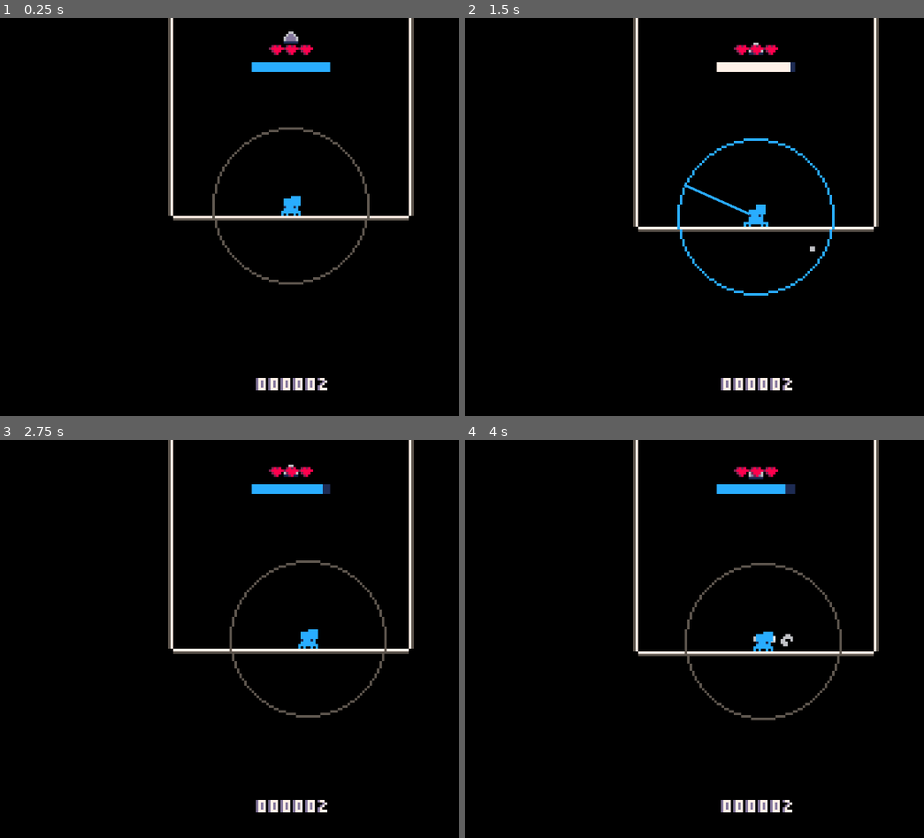
Above: before the commit, frames 1-4 (two rows, left to right).
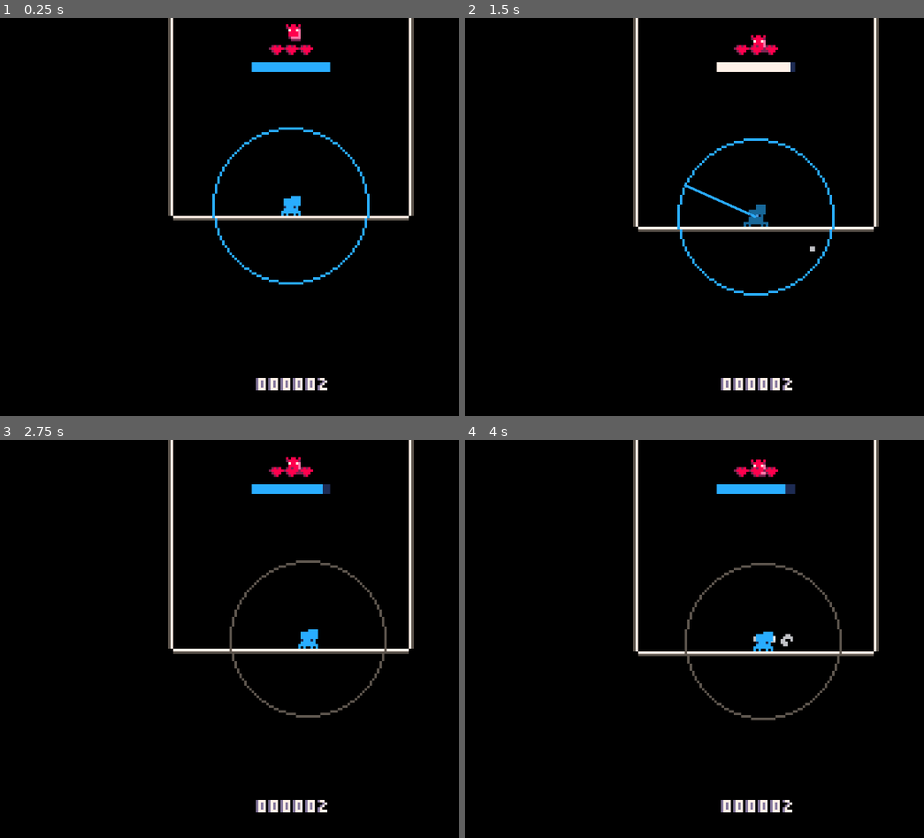
Above: after the commit, the same moments.

Repository: Flamenccio/spider-jump
Game: Godot game, scene res://scenes/game.tscn
Two runs of this game, one before a commit and one after it. Both use one fixed random seed, a clock stepped at 60 frames per second and the inputs below. The engine's default icon, where the game draws it, is replaced by a stand-in: a white triangle on a blue panel in a dark square.
Inputs (mouse positions are in pixels of both pictures, inside the frame that each line leads up to):
- Up to frame 1 (0.25 s): no input
- Up to frame 2 (1.5 s): tap Enter at 0.5 s; move the mouse to (910, 197) at 0.52 s; press the mouse at (910, 197) at 0.53 s; hold D (move_right) 0.53-1.25 s; release the mouse at (910, 197) at 1.25 s; drag from (616, 236) to (754, 49) at 1.27 s
- Up to frame 3 (2.75 s): move the mouse to (362, 551) at 2.02 s; hold D (move_right) from 2.03 s (still down); tap Delete at 2.1 s
- Up to frame 4 (4 s): release D (move_right) at 2.75 s; drag from (722, 718) to (772, 642) at 2.77 s; move the mouse to (outside the picture) at 3.52 s; hold A (move_left) from 3.53 s (still down); tap V at 3.6 s

The runs differ from the first frame. In frame 1, 0.9% of the frame differs, in the area x 46-81%, y 1-68%; in frame 2, 0.3%; in frame 3, 0.1%; in frame 4, 0.1%.

Commit message:
buff super grub

Diff:
--- a/scenes/game.tscn
+++ b/scenes/game.tscn
@@ -27,7 +27,7 @@
 [ext_resource type="Texture2D" uid="uid://c0xc1146gnb15" path="res://sprites/heart_shatter_particles-Sheet.png" id="21_37s47"]
 [ext_resource type="Script" uid="uid://y5qohu2l48v3" path="res://scripts/player_stats_saver.gd" id="22_37s47"]
 [ext_resource type="PackedScene" uid="uid://bbd2meqorrjoe" path="res://scenes/high_score_line.tscn" id="23_bt5mj"]
-[ext_resource type="PackedScene" uid="uid://dxnx7wy6ay3xj" path="res://scenes/heavy_beetle.tscn" id="28_sww3w"]
+[ext_resource type="PackedScene" uid="uid://bbjb4m6fwc2e" path="res://scenes/antibug.tscn" id="28_sww3w"]
 
 [sub_resource type="RectangleShape2D" id="RectangleShape2D_eow3j"]
 size = Vector2(256, 16)
@@ -177,8 +177,8 @@
 script = ExtResource("18_twgab")
 _fixed_endpoint = NodePath("../Player")
 
-[node name="HeavyBeetle" parent="." instance=ExtResource("28_sww3w")]
-position = Vector2(0, -80)
+[node name="AntiBug" parent="." instance=ExtResource("28_sww3w")]
+position = Vector2(1, -82)
 
 [connection signal="on_game_over" from="." to="UI/DeathScreen" method="show" flags=3]
 [connection signal="on_game_over" from="." to="PlayerStatsSaver" method="_on_game_end"]
--- a/scenes/player.tscn
+++ b/scenes/player.tscn
@@ -722,6 +722,7 @@
 [connection signal="player_recovered" from="BehaviorStateMachine/KO" to="Detectors/GroundDetector" method="set_monitoring" binds= [true]]
 [connection signal="player_recovered" from="BehaviorStateMachine/KO" to="Detectors/ItemDetector" method="set_monitoring" binds= [true]]
 [connection signal="player_recovered" from="BehaviorStateMachine/KO" to="Detectors/DangerDetector" method="set_monitoring" binds= [true]]
+[connection signal="collected_item" from="CollisionHandler" to="PowerupHandler" method="_on_item_collected"]
 [connection signal="consumed_powerup" from="CollisionHandler" to="PowerupHandler" method="_on_powerup_consumed"]
 [connection signal="danger_entered" from="CollisionHandler" to="." method="_on_danger_entered"]
 [connection signal="danger_entered" from="CollisionHandler" to="Particles/ParticleEmitter" method="spawn_player_hit"]
--- /dev/null
+++ b/scripts/extendable_timer.gd
@@ -0,0 +1,48 @@
+class_name ExtendableTimer
+## Like the `Timer` class, but the user can change its `time_left` while running.
+extends Node
+
+signal timeout()
+
+var autostart: bool = false
+var one_shot: bool = false
+var paused: bool = false
+var wait_time: float = 1.0
+var time_left: float = 0.0
+
+func _enter_tree() -> void:
+	if autostart:
+		start()
+
+
+func _physics_process(delta: float) -> void:
+	if paused:
+		return
+	if time_left <= 0.0:
+		timeout.emit()
+		if one_shot:
+			paused = true
+		else:
+			time_left = wait_time
+
+	time_left -= delta
+
+
+func start(time: float = -1.0) -> void:
+	if time > 0:
+		wait_time = time
+	time_left = wait_time
+	paused = false
+
+
+func stop() -> void:
+	time_left = wait_time
+	paused = true
+
+
+func pause() -> void:
+	paused = true
+
+
+func change_time_left(change: float) -> void:
+	time_left = clampf(time_left + change, 0.0, wait_time)
--- a/scripts/player/collision_handler.gd
+++ b/scripts/player/collision_handler.gd
@@ -10,6 +10,7 @@
 signal danger_entered()
 signal lose_powerup()
 signal consumed_powerup(powerup: String)
+signal collected_item(item: String)
 
 # Grounds the player is currently touching
 var _ground_contacts: Array[Node]
@@ -144,6 +145,8 @@
 	match item.item_id:
 		'yum_fly':
 			PlayerStatsInterface.change_stat.emit(PlayerStatsInterface.STATS_STAMINA, 0.25)
+			PlayerEventBus.item_collected.emit(item.item_id)
+			collected_item.emit(item.item_id)
 		'hoverfly':
 			consumed_powerup.emit(item.item_id)
 		'antibug':
--- a/scripts/player/pull_circle.gd
+++ b/scripts/player/pull_circle.gd
@@ -57,5 +57,5 @@
 		hover_powerup = true
 
 
-func _handle_powerup_end() -> void:
+func _handle_powerup_end(_powerup: String) -> void:
 	hover_powerup = false
--- a/scripts/player/pull_dragline.gd
+++ b/scripts/player/pull_dragline.gd
@@ -43,5 +43,5 @@
 		_current_max_distance = _MAX_HOVER_DISTANCE
 
 
-func _handle_powerup_end() -> void:
+func _handle_powerup_end(_powerup: String) -> void:
 	_current_max_distance = _MAX_DISTANCE
--- a/scripts/player_event_bus.gd
+++ b/scripts/player_event_bus.gd
@@ -8,6 +8,10 @@
 ## Called when a powerup ends.
 ## Passes `powerup`, a string identifier.
 signal powerup_ended(poweurp: String)
+
+## Called when an item is collected.
+## Passes `item`, a string identifier.
+signal item_collected(item: String)
 
 ## Called when a player stat is updated.
 ## Passes `stat`, a string identifier, and `value`, the value of the stat.
--- a/scripts/powerup_handler.gd
+++ b/scripts/powerup_handler.gd
@@ -7,7 +7,7 @@
 
 var current_powerup: String = ''
 var _powerup_end_queue: Array[Callable]
-var _powerup_timer: Timer = Timer.new()
+var _powerup_timer: ExtendableTimer = ExtendableTimer.new()
 var _powerup_flash_timer: Timer = Timer.new()
 
 const _POWERUP_FLASH_DURATION = 0.333
@@ -95,3 +95,10 @@
 ## Start the powerup timer after the powerup flash ends
 func _defer_powerup_timer(time: float) -> void:
 	PlayerEventBus.powerup_flash_end.connect(func(): _powerup_timer.start(time), ConnectFlags.CONNECT_ONE_SHOT)
+
+
+func _on_item_collected(item: String) -> void:
+	if current_powerup == 'super_grub':
+		if item == 'yum_fly':
+			# Add more time to the powerup timer
+			_powerup_timer.change_time_left(1.0)
--- a/states/aim.gd
+++ b/states/aim.gd
@@ -19,29 +19,32 @@
 const _HOPPERPOP_MULTIPLIER = 1.6
 const _BUBBLEBEE_MULTIPLIER = 1.2
 const _HEAVY_BEETLE_MULTIPLIER = 1.0
+const _SUPER_GRUB_MULTIPLIER = 1.12
 
 func _ready() -> void:
 	PlayerEventBus.powerup_started.connect(func(powerup: String):
+		_powerup = powerup
 		match powerup:
 			'hopperpop':
 				_jump_force *= _HOPPERPOP_MULTIPLIER
-				_powerup = powerup
 			'bubblebee':
 				_jump_force /= _BUBBLEBEE_MULTIPLIER
-				_powerup = powerup
 			'heavy_beetle':
 				_jump_force *= _HEAVY_BEETLE_MULTIPLIER
+			'super_grub':
+				_jump_force *= _SUPER_GRUB_MULTIPLIER
 	)
 	PlayerEventBus.powerup_ended.connect(func(powerup: String):
+		_powerup = ''
 		match powerup:
 			'hopperpop':
 				_jump_force /= _HOPPERPOP_MULTIPLIER
-				_powerup = ''
 			'bubblebee':
 				_jump_force *= _BUBBLEBEE_MULTIPLIER
-				_powerup = ''
 			'heavy_beetle':
 				_jump_force /= _HEAVY_BEETLE_MULTIPLIER
+			'super_grub':
+				_jump_force /= _SUPER_GRUB_MULTIPLIER
 	)
 
 
--- a/states/crawl.gd
+++ b/states/crawl.gd
@@ -8,15 +8,22 @@
 var _move_input: Vector2
 
 const _HEAVY_BEETLE_MULTIPLIER = 5.0
+const _SUPER_GRUB_MULTIPLIER = 1.8
 
 func _ready() -> void:
 	PlayerEventBus.powerup_started.connect(func(powerup: String):
-		if powerup == 'heavy_beetle':
-			_move_speed *= _HEAVY_BEETLE_MULTIPLIER
+		match powerup:
+			'heavy_beetle':
+				_move_speed *= _HEAVY_BEETLE_MULTIPLIER
+			'super_grub':
+				_move_speed *= _SUPER_GRUB_MULTIPLIER
 	)
 	PlayerEventBus.powerup_ended.connect(func(powerup: String):
-		if powerup == 'heavy_beetle':
-			_move_speed /= _HEAVY_BEETLE_MULTIPLIER
+		match powerup:
+			'heavy_beetle':
+				_move_speed /= _HEAVY_BEETLE_MULTIPLIER
+			'super_grub':
+				_move_speed /= _SUPER_GRUB_MULTIPLIER
 	)
 
 
Renamed: behavior_state/player/antibug.gd -> behavior_state/antibug.gd
Renamed: behavior_state/player/antibug.gd.uid -> behavior_state/antibug.gd.uid
Not shown, added: scripts/extendable_timer.gd.uid
